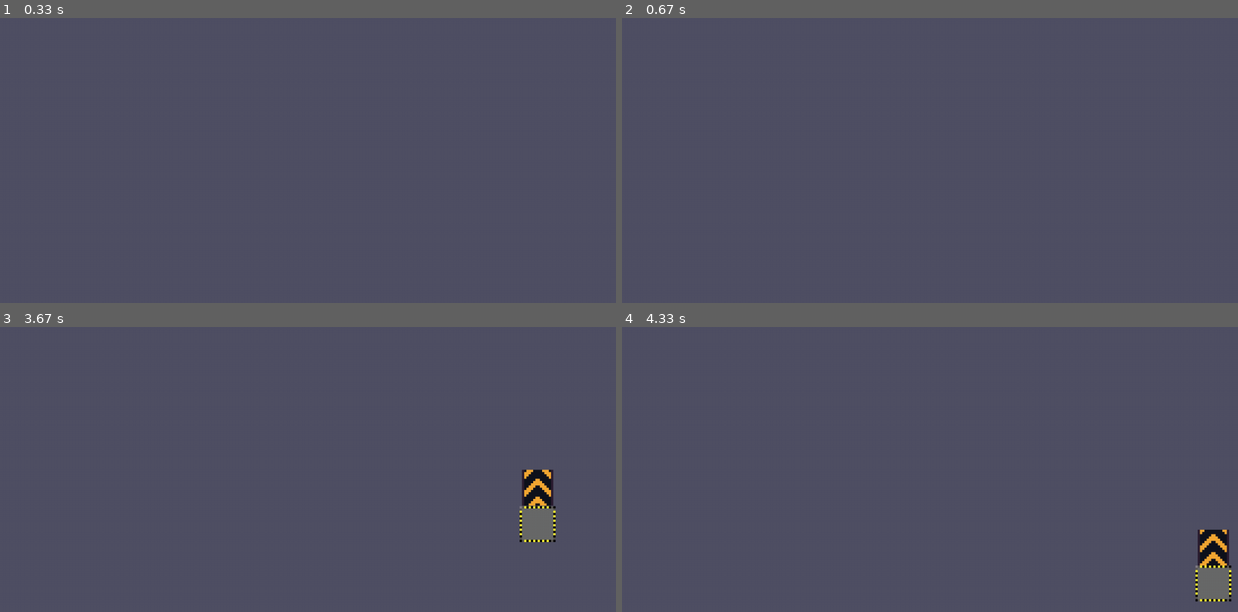
Above: before the commit, frames 1-4 (two rows, left to right).
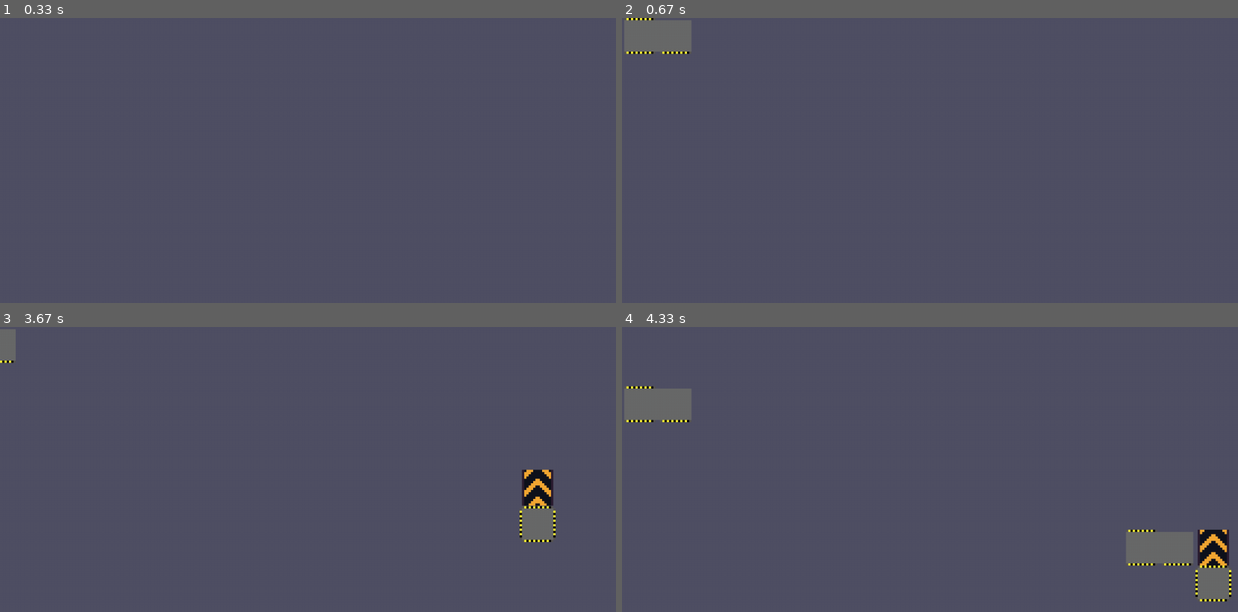
Above: after the commit, the same moments.

Repository: fijianfugufish/factory-game
Game: pygame game, started from main.pyw
The game is run twice, just before and just after one commit, with the same random seed, the same clock (stepped at 60 frames per second) and the same inputs.
Inputs (mouse positions are in pixels of both pictures, inside the frame that each line leads up to):
- Up to frame 1 (0.33 s): no input
- Up to frame 2 (0.67 s): tap U at 0.33 s
- Up to frame 3 (3.67 s): hold D 0.67-1.13 s; move the mouse to (505, 526) at 0.7 s; tap T at 1.17 s; hold W 1.5-1.8 s; hold D 1.83-2.3 s; hold A 2.33-2.87 s; tap B at 2.9, 3.38 s; hold S 3.23-3.53 s; hold A from 3.57 s (still down)
- Up to frame 4 (4.33 s): release A at 3.97 s; hold W from 4 s (still down); tap U at 4.15 s

Frame 1 is identical in both runs. In frame 2, 1.1% of the frame differs, in the area x 0-12%, y 0-13%; in frame 3, 0.3%; in frame 4, 2.2%, in the area x 0-99%, y 20-97%.

Commit message:
added two way distributor

Diff:
--- a/decodeFactory.py
+++ b/decodeFactory.py
@@ -47,8 +47,8 @@
 _BasicConveyorTurnFrames =     [image.load(f"Images/Transport/Conveyorbelt/ConveyorTurn/ConveyorTurn{i}.png").convert_alpha() for i in range(1, 9)]
 
 #* routers
-_FourWayDistributor =  image.load(f"Images/Router/FourWayDistributor.png").convert()
-_TwoWayDistributor  =  image.load(f"Images/Router/TwoWayDistributor.png").convert()
+_FourWayDistributor =  image.load(f"Images/Router/FourWayDistributor.png").convert_alpha()
+_TwoWayDistributor  =  image.load(f"Images/Router/TwoWayDistributor.png").convert_alpha()
 
 #* items
 _CoalSprite = image.load("Images/Item/Ore/Coal.png").convert_alpha()
@@ -140,6 +140,8 @@
                 self.changeImage(_FourWayDistributor)
             case "TwoWayDistributor":
                 self.changeImage(_TwoWayDistributor)
+                self.w = 2 * 64
+                self.h = 1 * 64
             case _:
                 raise ValueError(f"unknown router type {type!r}")
 
--- a/encodeFactory.py
+++ b/encodeFactory.py
@@ -406,6 +406,13 @@
                     (0, 0, fac.Directions.East, 2),
                     (0, 0, fac.Directions.South, 2),
                 ]
+        elif component.size == (2, 1):
+            if component.type == "TwoWayDistributor":
+                componentPorts = [
+                    (0, 0, fac.Directions.North, 2),
+                    (0, 0, fac.Directions.South, 2),
+                    (1, 0, fac.Directions.South, 2),
+                ]
 
     if componentPorts is None:
         raise BaseException("component ports is lowk none")
--- a/factory.py
+++ b/factory.py
@@ -125,6 +125,8 @@
     def totalItems(self) -> int:
         return sum(self.inventory.values())
 
+#*transports
+
 basicConveyor = Transport(
     type = "BasicConveyor",
     speed = 2,
@@ -133,6 +135,8 @@
     # output = None,
 )
 
+#* machines
+
 basicFurnace = Machine(
     type = "BasicFurnace",
     recipes = [steelRecipe],
@@ -140,6 +144,8 @@
     maxItems = 5,
     size = (2, 2)
 )
+
+#* producers
 
 drill = Producer(
     type = "BasicDrill",
@@ -159,17 +165,28 @@
     size = (2, 2)
 )
 
+#* inventories
+
 basicContainer = Inventory(
     type = "BasicContainer",
     maxItems = 10,
     size = (2, 2)
 )
 
+#* routers
+
 fourWayDistributor = Router(
     type = "FourWayDistributor",
     maxItems = 2,
     speed = 0.3,
     size = (1, 1),
+)
+
+twoWayDistributor = Router(
+    type = "TwoWayDistributor",
+    maxItems = 2,
+    speed = 0.3,
+    size = (2, 1),
 )
 
 #!    size is currently unused.
--- a/main.pyw
+++ b/main.pyw
@@ -58,6 +58,9 @@
                 elif e.key == K_t:
                     placeComponent(mainFactory, fac.fourWayDistributor, screenToWorld(mouse.get_pos()), direction, (flipx, flipy))
                     decodeAndRender(mainFactory, dt = dt, forceRender = True)
+                elif e.key == K_u:
+                    placeComponent(mainFactory, fac.twoWayDistributor, screenToWorld(mouse.get_pos()), direction, (flipx, flipy))
+                    decodeAndRender(mainFactory, dt = dt, forceRender = True)
                 elif e.key == K_o:
                     deleteAt(mainFactory, screenToWorld(mouse.get_pos()))
                 elif e.key == K_r:
Binary file changed: Images/Router/FourWayDistributor.png
